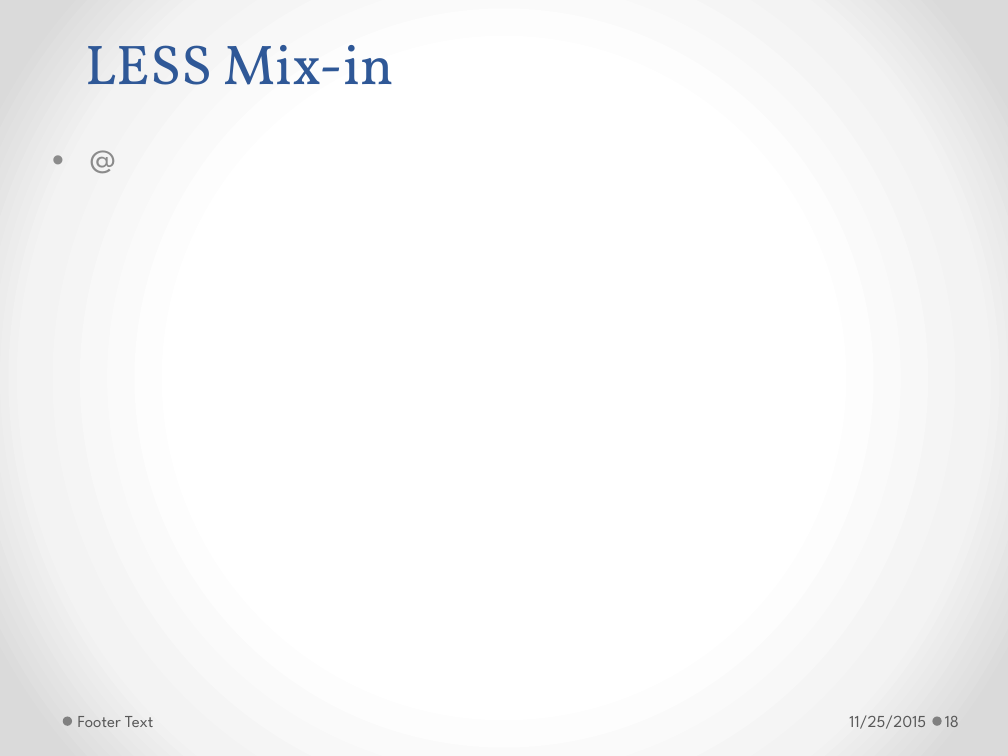
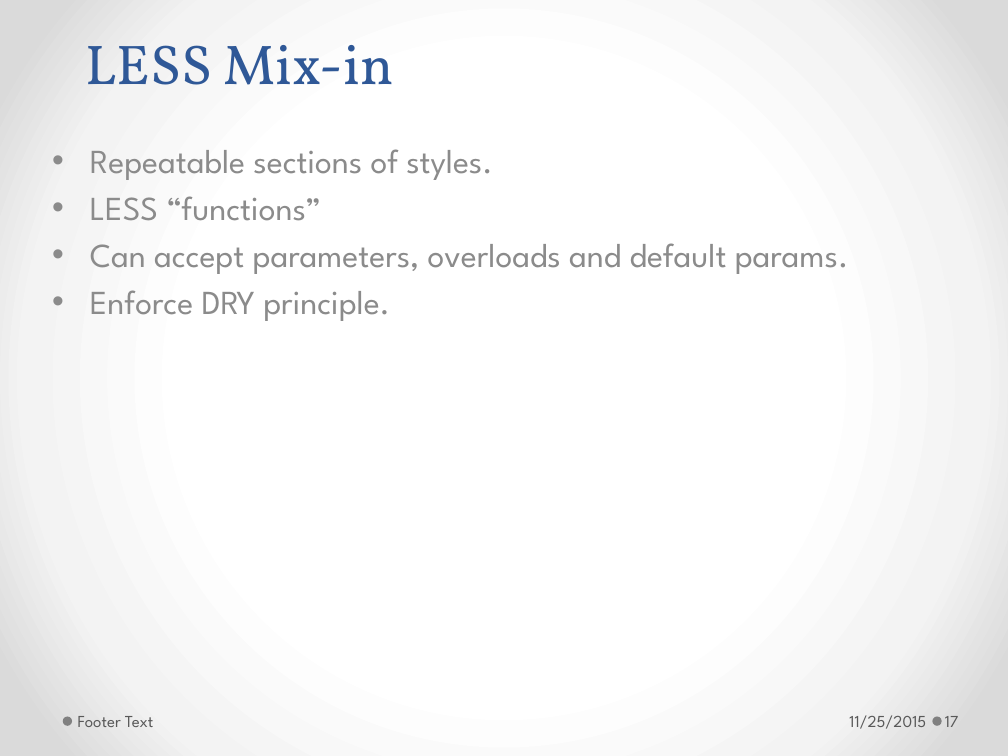
Before and after one commit to h-t-tran/work, a slide deck: slide 17 of brownbag/less/tech-presentation-less.pptx (slide 18 before the commit). Drawn at 1008x756 pixels with LibreOffice and Linux fonts; fonts in the diff are those of the drawing. Boxes give left, top, right and bottom in pixels: in the first picture for what was removed or moved away, otherwise in the second. Text is boxed around its words. In the diff, an @@ line names an element or a change of style, - is before the commit and + after.

```diff
--- a/brownbag/less/tech-presentation-less.pptx
+++ b/brownbag/less/tech-presentation-less.pptx
@@ subtitle at [90,149,849,321]: text changed @@
-• @
+• Repeatable sections of styles.
+• LESS “functions”
+• Can accept parameters, overloads and default params.
+• Enforce DRY principle.
@@ page number at [945,716,959,727]: text changed @@
-18
+17
```
Also in this commit, not shown: 4 other slides changed, 5 slides added, 1 slide removed.
